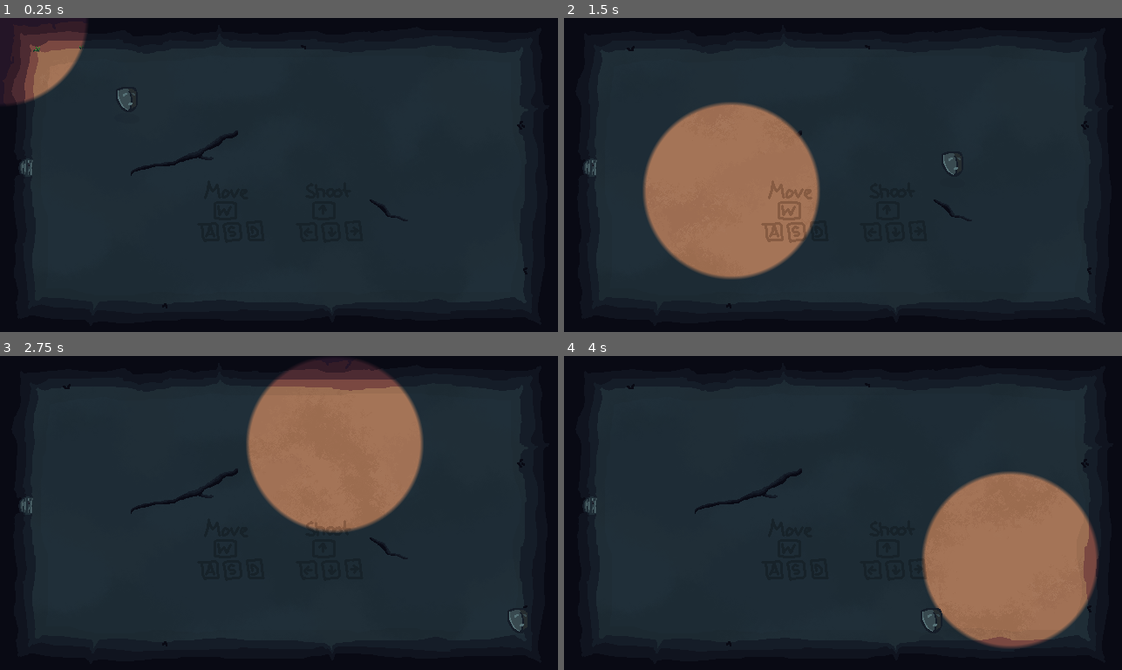
Above: before the commit, frames 1-4 (two rows, left to right).
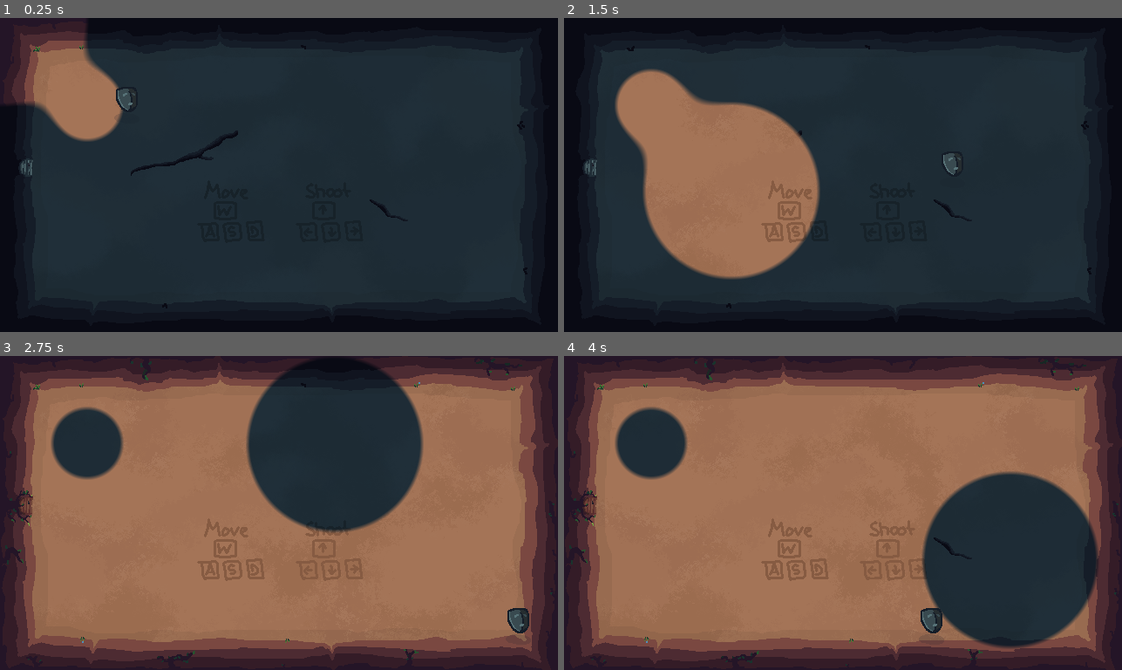
Above: after the commit, the same moments.

Repository: MarcelBlasius/Global-Game-Jam-2026
Game: Godot game, scene res://scenes/bela/bela_test.tscn
Two runs of this game, one before a commit and one after it. Both use one fixed random seed, a clock stepped at 60 frames per second and the inputs below.
Inputs (mouse positions are in pixels of both pictures, inside the frame that each line leads up to):
- Up to frame 1 (0.25 s): no input
- Up to frame 2 (1.5 s): tap Enter at 0.5 s; move the mouse to (965, 159) at 0.52 s; hold D (right) 0.53-1.28 s; tap Shift at 0.6, 1.35 s; click (965, 159) at 0.67 s; move the mouse to (731, 190) at 1.27 s; hold S (down) from 1.28 s (still down); click (731, 190) at 1.42 s
- Up to frame 3 (2.75 s): move the mouse to (334, 443) at 2.02 s; release S (down) at 2.03 s; hold D (right) from 2.03 s (still down); tap Shift at 2.1 s; click (334, 443) at 2.17 s
- Up to frame 4 (4 s): tap Space at 2.75 s; move the mouse to (815, 575) at 2.77 s; release D (right) at 2.78 s; hold Up (shoot up) 2.78-3.53 s; tap Shift at 2.85, 3.6 s; click (815, 575) at 2.92 s; tap Enter at 3.5 s; move the mouse to (1010, 560) at 3.52 s; hold A (left) from 3.53 s (still down); click (1010, 560) at 3.67 s

The runs differ from the first frame. In frame 1, 2.8% of the frame differs, in the area x 4-23%, y 7-40%; in frame 2, 2.8%; in frame 3, 97%; in frame 4, 97%, in the area x 0-100%, y 0-100%.

Commit message:
Added sdf functions

Diff:
--- a/spectra/scripts/alpha.gd
+++ b/spectra/scripts/alpha.gd
@@ -4,22 +4,28 @@
 # Called when the node enters the scene tree for the first time.
 func _ready() -> void:
 	mat = material as ShaderMaterial
+	mat.set_shader_parameter("point2", Vector2(100, 100))
+	mat.set_shader_parameter("radius2", 40)
 	pass # Replace with function body.
 
 var mouse_pos: Vector2
 var mouse_pressed: bool = false
 var mouse_scroll: float = 1
+var invert_world: bool = false;
 
 #func _unhandled_input(input_event: InputEvent) -> void:
-func _input(input_event: InputEvent) -> void:
+func _unhandled_input(input_event: InputEvent) -> void:
 	# If tool enabled, we don't want to handle our input in the editor.
 	if Engine.is_editor_hint():
 		return
 
+	if input_event is InputEventKey and input_event.pressed and not input_event.echo:
+		if input_event.keycode == KEY_SHIFT:
+			invert_world = !invert_world
 
 	if input_event is InputEventMouseMotion or input_event is InputEventMouseButton:
 		mouse_pos = input_event.global_position
-		print_debug("mouse_pos", mouse_pos.x, ",", mouse_pos.y)
+		#print_debug("mouse_pos", mouse_pos.x, ",", mouse_pos.y)
 
 	if input_event is InputEventMouseButton and input_event.button_index == MouseButton.MOUSE_BUTTON_LEFT:
 		mouse_pressed = input_event.pressed
@@ -32,10 +38,11 @@
 		elif input_event.button_index == MouseButton.MOUSE_BUTTON_WHEEL_DOWN:
 			mouse_scroll *=0.9
 			print("Mausrad runter")
-			# Aktion: z.B. Zoom Out
+			# Aktion: z.B. Zoom Oout
 # Called every frame. 'delta' is the elapsed time since the previous frame.
 func _process(_delta: float) -> void:
 	if (mouse_pressed):
-		mat.set_shader_parameter("point", mouse_pos)
-	mat.set_shader_parameter("radius", mouse_scroll * 100)
+		mat.set_shader_parameter("point1", mouse_pos)
+	mat.set_shader_parameter("radius1", mouse_scroll * 100)
+	mat.set_shader_parameter("invertWorld", invert_world)
 	pass
--- a/spectra/shaders/alpha.gdshader
+++ b/spectra/shaders/alpha.gdshader
@@ -1,22 +1,26 @@
 shader_type canvas_item;
 
 
-uniform vec2 point;
-uniform float radius;
+uniform vec2 point1;
+uniform float radius1;
 uniform float corona = 40;
+uniform vec2 point2;
+uniform float radius2;
+uniform bool invertWorld;
 //void vertex() {
 	//// Called for every vertex the material is visible on.
 //}
 
-void fragment() {
-	// Called for every pixel the material is visible on.
-	vec2 uv = UV * vec2(640, 360);
-	float dist = sqrt((uv.x - point.x) * (uv.x - point.x) + (uv.y - point.y) * (uv.y - point.y));;
-    float a = 1.0;
-	float minDist = radius - (corona / 2.0);
-	float maxDist = radius + (corona / 2.0);
+float calcDist(vec2 uv, vec2 point, float radius)
+{
+	return sqrt((uv.x - point.x) * (uv.x - point.x) + (uv.y - point.y) * (uv.y - point.y)) - radius;;
+}
 
-
+float calcAlpha(float dist)
+{
+	float minDist = -(corona / 2.0);
+	float maxDist =  (corona / 2.0);
+	float a;
 
     if (dist < minDist)
     {
@@ -31,8 +35,44 @@
 		a = 1.0;
 	}
 
+	return a;
+}
 
-   COLOR = vec4(a, a, a, 1);
+
+float unionSDF(float d1, float d2) {
+    return min(d1, d2);
+}
+
+float intersectionSDF(float d1, float d2) {
+    return max(d1, d2);
+}
+
+float differenceSDF(float d1, float d2) {
+    return max(d1, -d2);
+}
+
+float smoothUnion(float d1, float d2, float k)
+{
+    // k > 0 controls blend radius
+    float h = clamp(0.5 + 0.5 * (d2 - d1) / k, 0.0, 1.0);
+    return mix(d2, d1, h) - k * h * (1.0 - h);
+}
+
+void fragment() {
+	// Called for every pixel the material is visible on.
+	vec2 uv = UV * vec2(640, 360);
+	float dist1 = calcDist(uv, point1, radius1);
+	float dist2 = calcDist(uv, point2, radius2);
+	float distResult = smoothUnion(dist1, dist2, 50);
+
+    float a = calcAlpha(distResult);
+
+	if (invertWorld)
+	{
+		a = 1.0 - a;
+	}
+
+	COLOR = vec4(a, a, a, 1);
 }
 
 //void light() {
Not shown, removed: spectra/ressources/dark theme.wav.import
